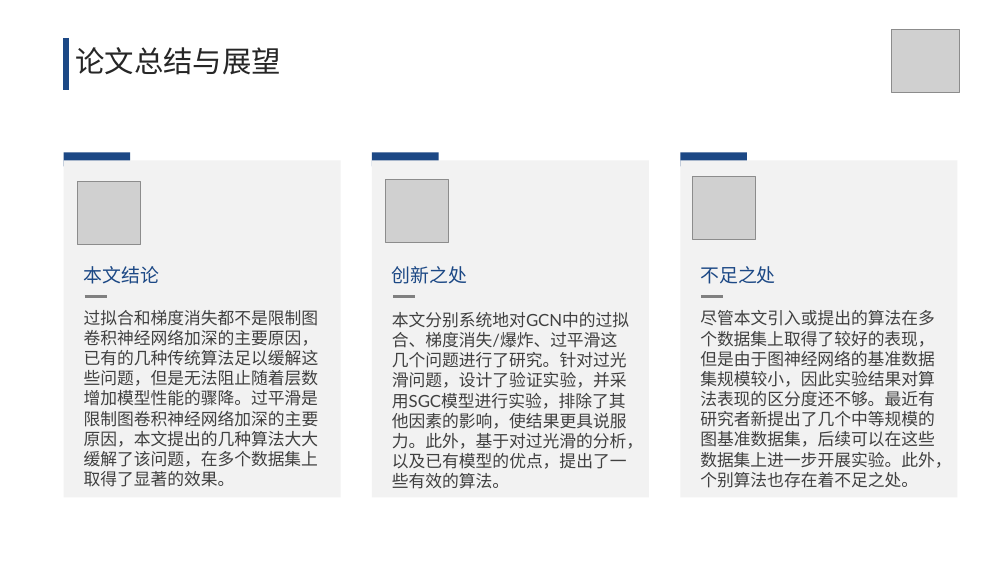
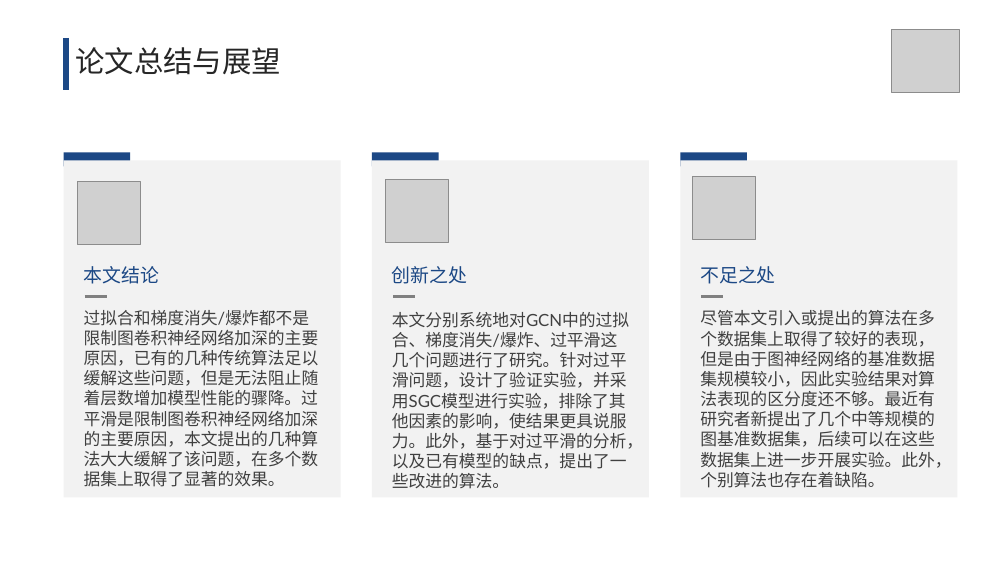
Before and after one commit to lt610/DeepGCN, a slide deck: slide 30 of 毕设提交/ppt/答辩ppt.pptx (slide 29 before the commit). Drawn at 1008x567 pixels with LibreOffice and Linux fonts; fonts in the diff are those of the drawing; grey boxes stand for pictures. Boxes give left, top, right and bottom in pixels: in the first picture for what was removed or moved away, otherwise in the second. Text is boxed around its words. In the diff, an @@ line names an element or a change of style, - is before the commit and + after.

```diff
--- a/毕设提交/ppt/答辩ppt.pptx
+++ b/毕设提交/ppt/答辩ppt.pptx
@@ text at [84,310,319,487]: text changed @@
-过拟合和梯度消失都不是限制图卷积神经网络加深的主要原因，已有的几种传统算法足以缓解这些问题，但是无法阻止随着层数增加模型性能的骤降。过平滑是限制图卷积神经网络加深的主要原因，本文提出的几种算法大大缓解了该问题，在多个数据集上取得了显著的效果。
+过拟合和梯度消失/爆炸都不是限制图卷积神经网络加深的主要原因，已有的几种传统算法足以缓解这些问题，但是无法阻止随着层数增加模型性能的骤降。过平滑是限制图卷积神经网络加深的主要原因，本文提出的几种算法大大缓解了该问题，在多个数据集上取得了显著的效果。
@@ text at [392,312,643,489]: text changed @@
-本文分别系统地对GCN中的过拟合、梯度消失/爆炸、过平滑这几个问题进行了研究。针对过光滑问题，设计了验证实验，并采用SGC模型进行实验，排除了其他因素的影响，使结果更具说服力。此外，基于对过光滑的分析，以及已有模型的优点，提出了一些有效的算法。
+本文分别系统地对GCN中的过拟合、梯度消失/爆炸、过平滑这几个问题进行了研究。针对过平滑问题，设计了验证实验，并采用SGC模型进行实验，排除了其他因素的影响，使结果更具说服力。此外，基于对过平滑的分析，以及已有模型的缺点，提出了一些改进的算法。
@@ text at [700,310,951,488]: text changed @@
-尽管本文引入或提出的算法在多个数据集上取得了较好的表现，但是由于图神经网络的基准数据集规模较小，因此实验结果对算法表现的区分度还不够。最近有研究者新提出了几个中等规模的图基准数据集，后续可以在这些数据集上进一步开展实验。此外，个别算法也存在着不足之处。
+尽管本文引入或提出的算法在多个数据集上取得了较好的表现，但是由于图神经网络的基准数据集规模较小，因此实验结果对算法表现的区分度还不够。最近有研究者新提出了几个中等规模的图基准数据集，后续可以在这些数据集上进一步开展实验。此外，个别算法也存在着缺陷。
```
Also in this commit, not shown: 7 other slides changed, 1 slide added, 13 slides removed.
